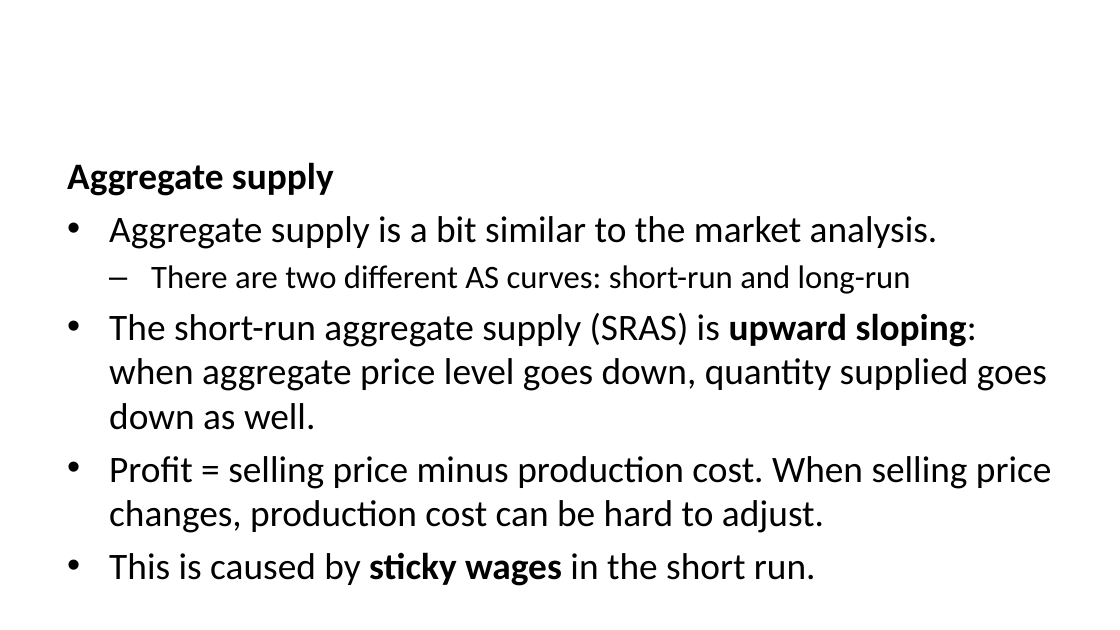
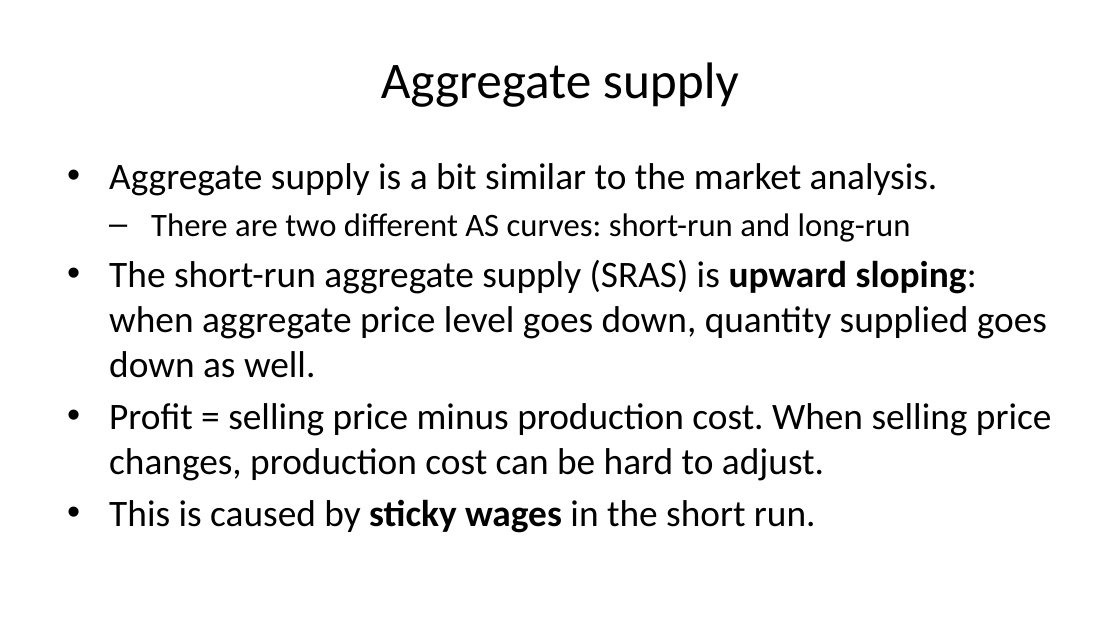
Before and after one commit to imedkrisna/krisna, a slide deck: slide 29 of static/ekon/week10/index.pptx (slide 25 before the commit). Drawn at 1120x630 pixels with LibreOffice and Linux fonts; fonts in the diff are those of the drawing. Boxes give left, top, right and bottom in pixels: in the first picture for what was removed or moved away, otherwise in the second. Text is boxed around its words. In the diff, an @@ line names an element or a change of style, - is before the commit and + after.

```diff
--- a/static/ekon/week10/index.pptx
+++ b/static/ekon/week10/index.pptx
@@ title added at box(381, 62, 739, 107), 33 pt, text #000000 @@
+Aggregate supply
@@ text at box(67, 162, 334, 196): paragraph removed @@
-Aggregate supply
```
Also in this commit, not shown: 23 other slides changed, 9 slides added, 5 slides removed, 2 other files.
